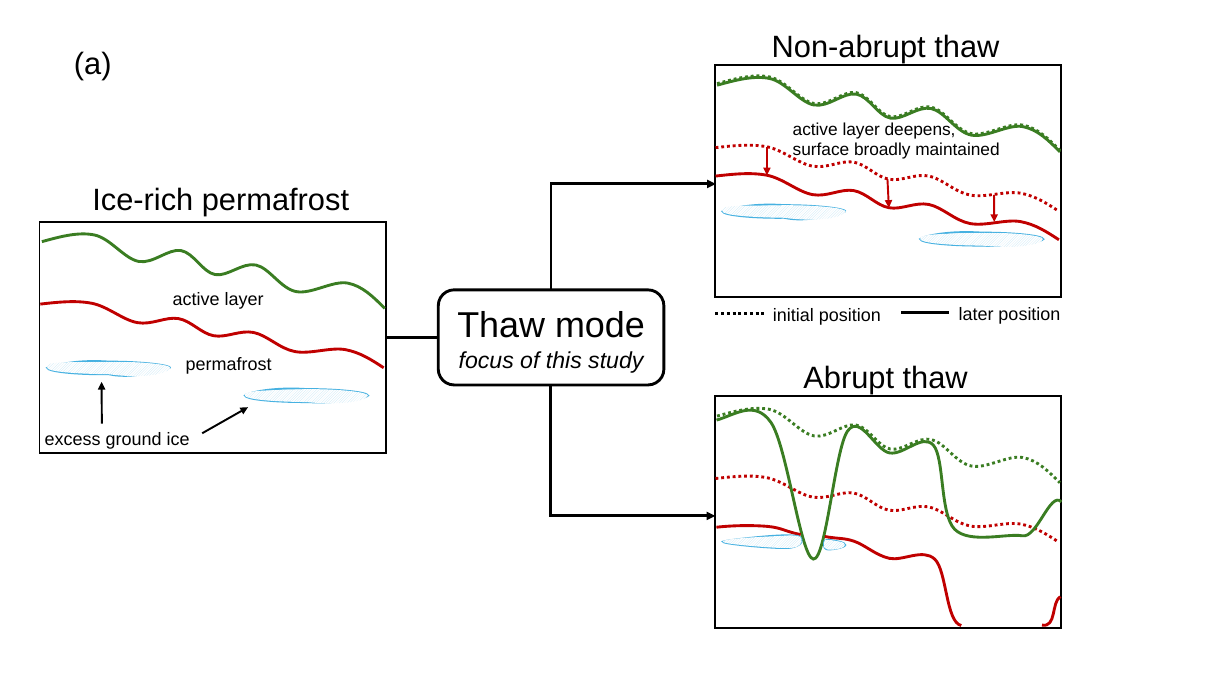
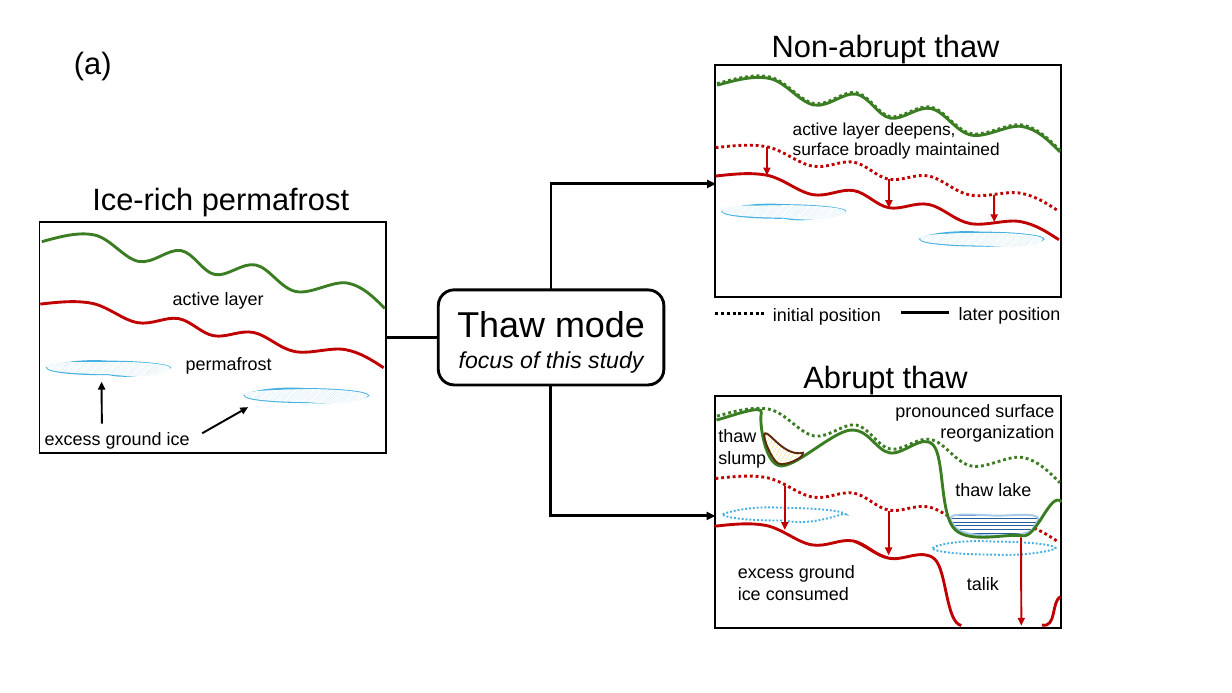
Before and after one commit to ethan-pierce/abrupt-thaw-indicators, a slide deck: slide 1 of manuscript/figures/process-schematic-revised.pptx. Drawn at 1232x693 pixels with LibreOffice and Linux fonts; fonts in the diff are those of the drawing. Boxes give left, top, right and bottom in pixels: in the first picture for what was removed or moved away, otherwise in the second. Text is boxed around its words. In the diff, an @@ line names an element or a change of style, - is before the commit and + after.

```diff
--- a/manuscript/figures/process-schematic-revised.pptx
+++ b/manuscript/figures/process-schematic-revised.pptx
@@ freeform shape: place and size @@
-freeform shape at [696,403,1068,598]
+freeform shape at [705,403,1069,550]
@@ text added at [895,404,1054,443], 14 pt, text #000000 @@
+pronounced surface reorganization
@@ text added at [718,429,766,468], 14 pt, text #000000 @@
+thaw slump
@@ freeform shape added at [755,433,804,472], fill pattern #FFC000 on #FFFFFF, outline #5B280D 1.5 pt @@
@@ freeform shape: place and size @@
-freeform shape at [724,535,802,548]
+freeform shape at [723,508,846,521]
@@ freeform shape at [723,508,846,521]: fill pattern #C1E5F5 on #FFFFFF to none; outline #46B1E1 1.5 pt to #46B1E1 1.5 pt dashed @@
@@ arrow added from (785, 486) to (785, 530), #C00000 1.5 pt @@
@@ text added at [955,483,1031,496], 14 pt, text #000000 @@
+thaw lake
@@ freeform shape: place and size @@
-freeform shape at [717,518,802,542]
+freeform shape at [715,517,891,557]
@@ freeform shape removed at [823,539,845,551] @@
@@ arrow added from (889, 511) to (889, 555), #C00000 1.5 pt @@
@@ freeform shape added at [951,515,1039,536], fill pattern #215F9A on #FFFFFF, outline #A6CAEC 1.5 pt @@
@@ arrow added from (1021, 538) to (1021, 626), #C00000 1.5 pt @@
@@ text added at [738,565,855,600], 14 pt, text #000000 @@
+excess ground ice consumed
@@ freeform shape: place and size @@
-freeform shape at [814,536,973,626]
+freeform shape at [843,541,972,625]
@@ freeform shape added at [933,542,1055,555], outline #46B1E1 1.5 pt dashed @@
@@ text added at [967,577,999,590], 14 pt, text #000000 @@
+talik
```
Also in this commit, not shown: 5 other files.
